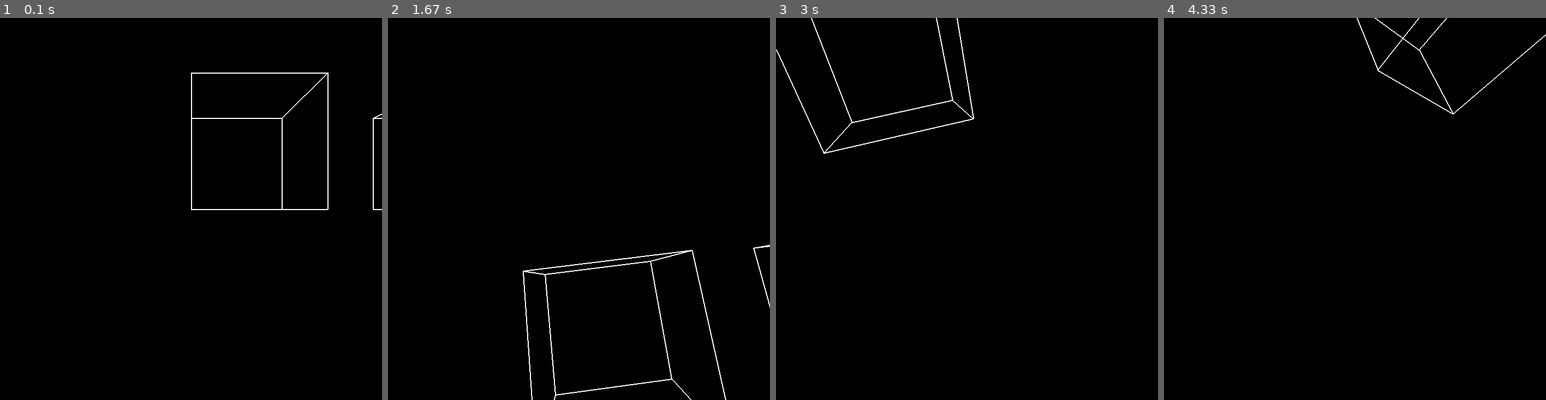
Above: before the commit, frames 1-4 (left to right).
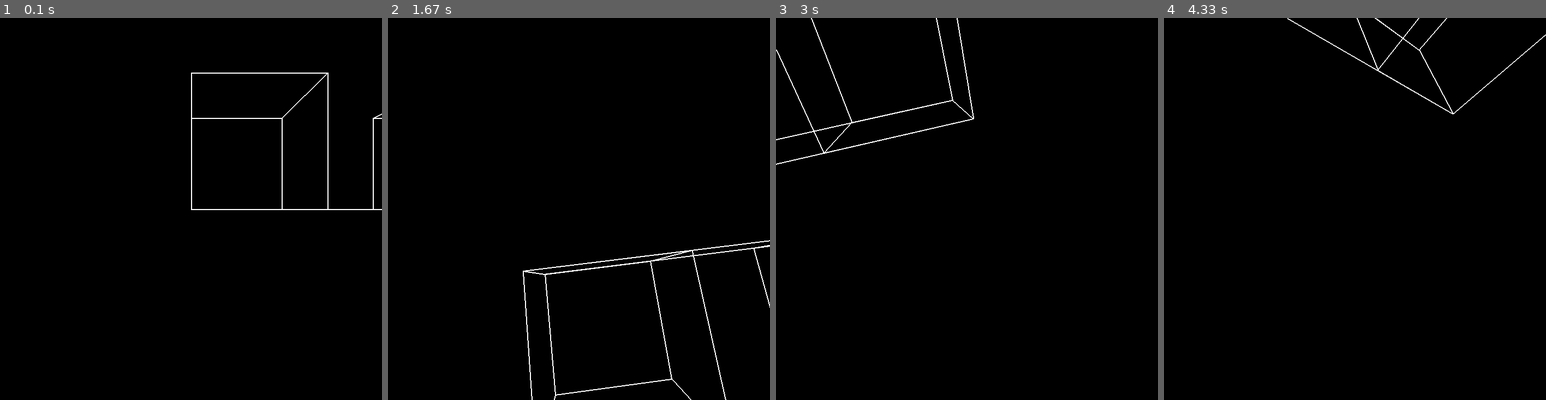
Above: after the commit, the same moments.

Repository: Anthony-Gambale/Pygame-3D
Game: pygame game, started from src/main.py
The game is run twice, just before and just after one commit, with the same random seed, the same clock (stepped at 60 frames per second) and the same inputs.
Inputs:
- Up to frame 1 (0.1 s): no input
- Up to frame 2 (1.67 s): hold Right 0.33-0.8 s; hold Up 0.83-1.13 s; hold W 0.83-1.13 s; tap Space at 0.9, 1.23, 1.53 s; tap Shift at 0.98 s; hold Right 1.17-1.63 s; hold D 1.17-1.63 s
- Up to frame 3 (3 s): hold Left 1.67-2.2 s; hold A 1.67-2.2 s; tap Space at 1.73, 2.03, 2.3, 2.63, 2.93 s; hold Down 2.23-2.53 s; hold S 2.23-2.53 s; tap Shift at 2.38 s; hold Left 2.57-2.97 s; hold A 2.57-2.97 s
- Up to frame 4 (4.33 s): hold Up 3-3.37 s; hold W 3-3.37 s; tap Space at 3.07, 3.47, 3.77, 4.13 s; hold Right 3.4-4.03 s; hold D 3.4-4.03 s; tap Shift at 3.55 s; hold Down from 4.07 s (still down); hold S from 4.07 s (still down)

The runs differ from the first frame. In frame 1, less than 0.1% of the frame differs, in the area x 85-98%, y 50-51%; in frame 2, 0.1%, in the area x 41-100%, y 58-67%; in frame 3, 0.1%; in frame 4, less than 0.1%.

Commit message:
added a 3D model for the floor, for orientation

Diff:
--- a/src/scene.py
+++ b/src/scene.py
@@ -55,9 +55,9 @@
 """Scene (shapes + camera)"""
 class Scene():
 
-    def __init__(self):
+    def __init__(self, initial_shapes):
         self.camera = Camera()
-        self.shapes = [] # empty list of shapes
+        self.shapes = initial_shapes # list of shapes in the scene
 
     def add_shape(self, shape):
         self.shapes.append(shape)
@@ -101,5 +101,13 @@
     Line3D(Vec3([0+200, 100, 300]), Vec3([0+200, 100, 200]))
 ])
 
+# plane underneath two cubes
+floor = Shape3D([
+    Line3D(Vec3([0, 0, 200]), Vec3([300, 0, 200])),
+    Line3D(Vec3([300, 0, 200]), Vec3([300, 0, 300])),
+    Line3D(Vec3([300, 0, 300]), Vec3([0, 0, 300])),
+    Line3D(Vec3([0, 0, 300]), Vec3([0, 0, 200]))
+])
 
-cube_scene = (Scene().add_shape(cube_100)).add_shape(cube_100_shift)
+
+cube_scene = Scene([cube_100, cube_100_shift, floor])
